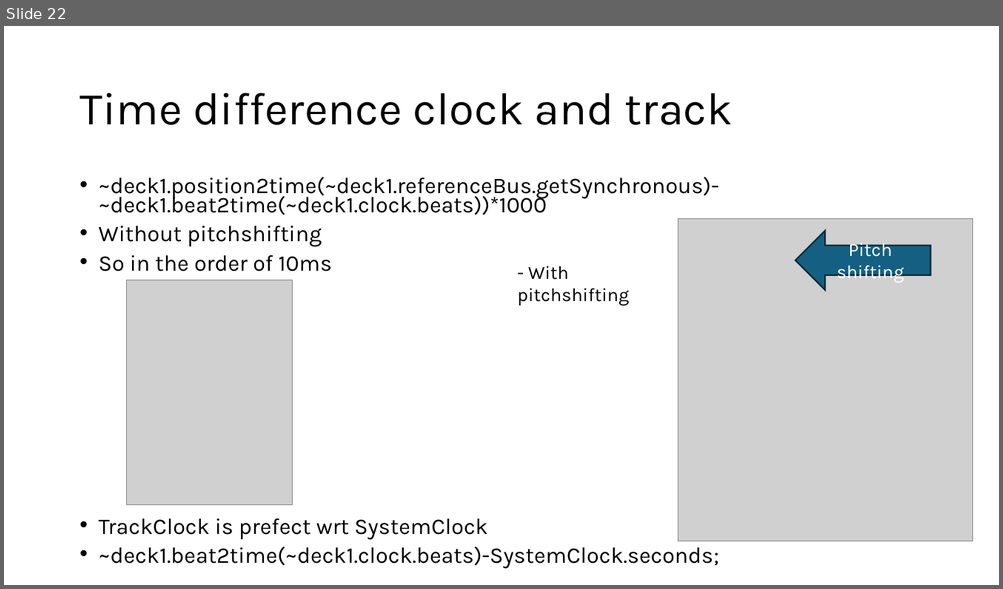
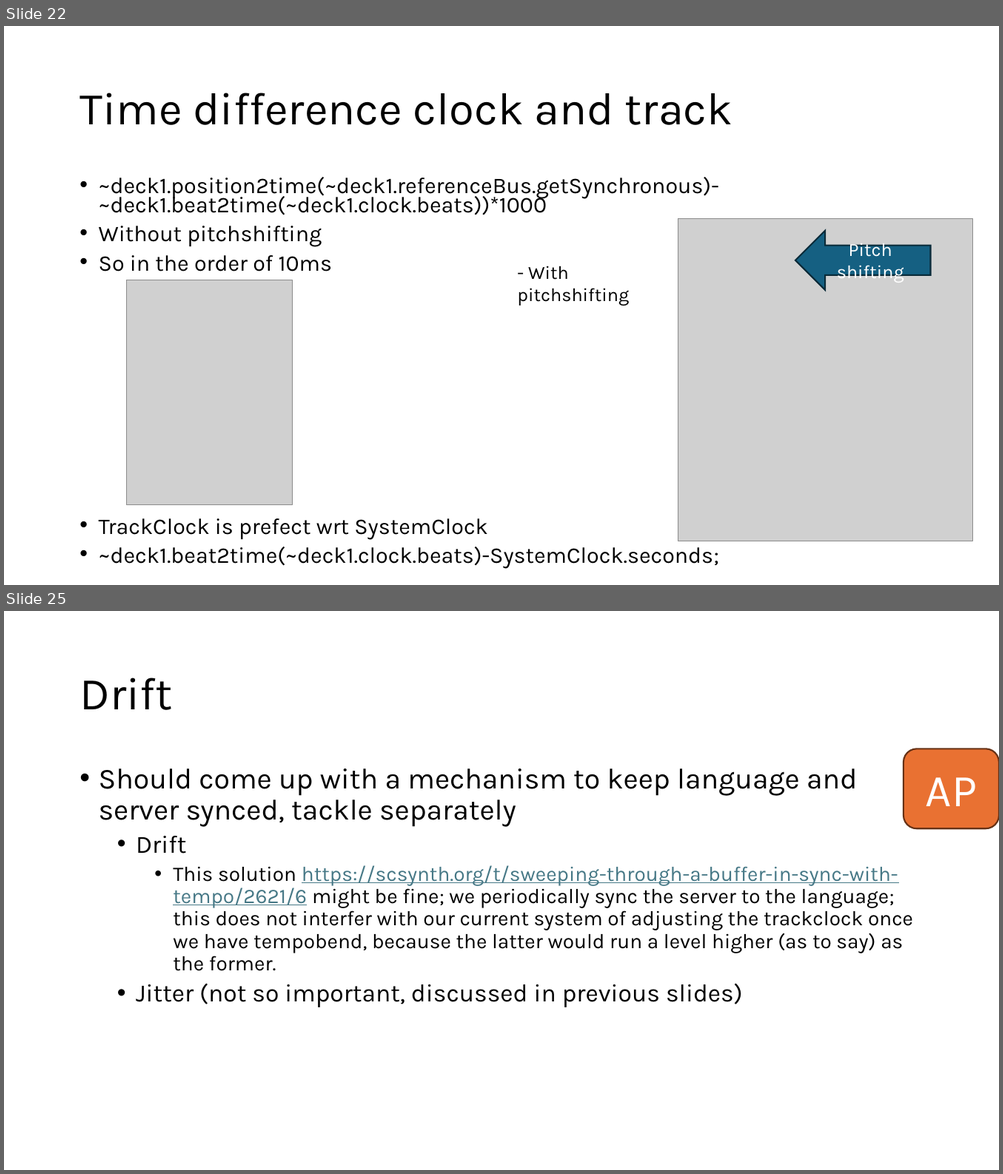
Before and after one commit to pier3100/SUDJ-peripheral, a slide deck: Design Log/DJ deck.pptx. Shown one above the other, each under a label of ours: slide 22 before the commit, slides 22 and 25 after it; the slides between them are not shown. The pictures are 1003x589 and 1003x1174 pixels, drawn with LibreOffice and Linux fonts; fonts in the diff are those of the drawing; grey boxes stand for pictures. Boxes give left, top, right and bottom in pixels: in the first picture for what was removed or moved away, otherwise in the second. Text is boxed around its words. In the diff, an @@ line names an element or a change of style, - is before the commit and + after.

```diff
--- a/Design Log/DJ deck.pptx
+++ b/Design Log/DJ deck.pptx
@@ slide 25 added at (4,611,999,1170), background #FFFFFF @@
@@ title added at (79,678,172,710), 44 pt, text #000000 @@
+Drift
@@ rounded rectangle added at (903,749,999,829), fill #E97132, outline #663216 1.5 pt, 44 pt, text #FFFFFF @@
+AP
@@ text added at (99,769,913,1008), 20 pt, text #000000 @@
+• Should come up with a mechanism to keep language and server synced, tackle separately
+  • Drift
+    • This solution https://scsynth.org/t/sweeping-through-a-buffer-in-sync-with-tempo/2621/6 might be fine; we periodically sync the server to the language; this does not interfer with our current system of adjusting the trackclock once we have tempobend, because the latter would run a level higher (as to say) as the former.
+  • Jitter (not so important, discussed in previous slides)
```
Also in this commit, not shown: 1 slide changed, 1 other slide added, 6 other files.
